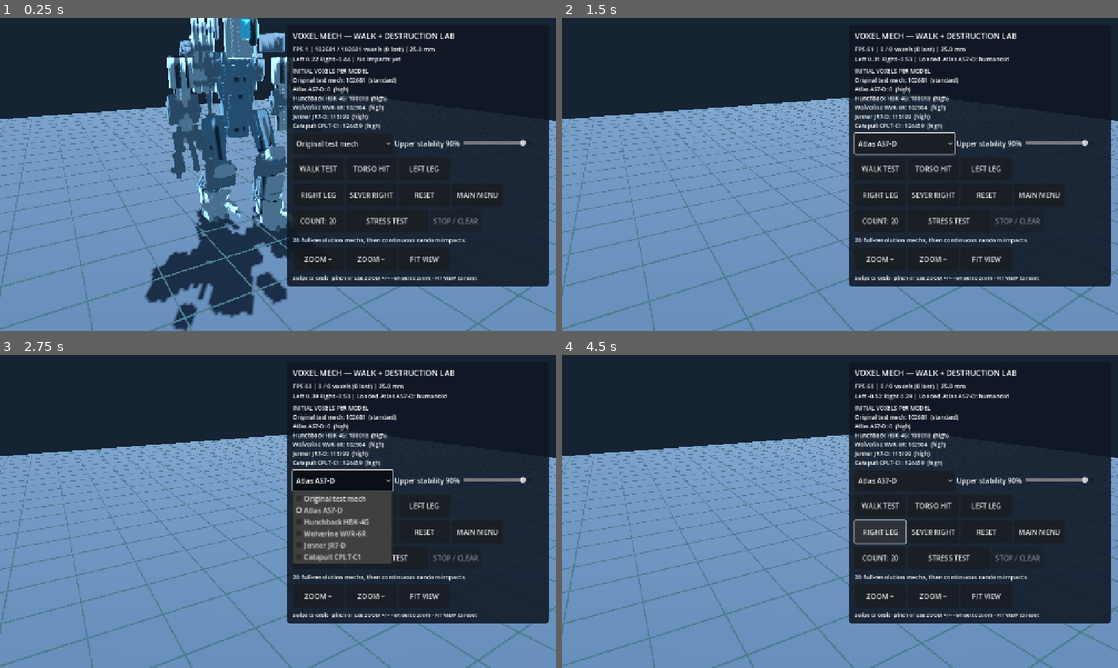
Above: before the commit, frames 1-4 (two rows, left to right).
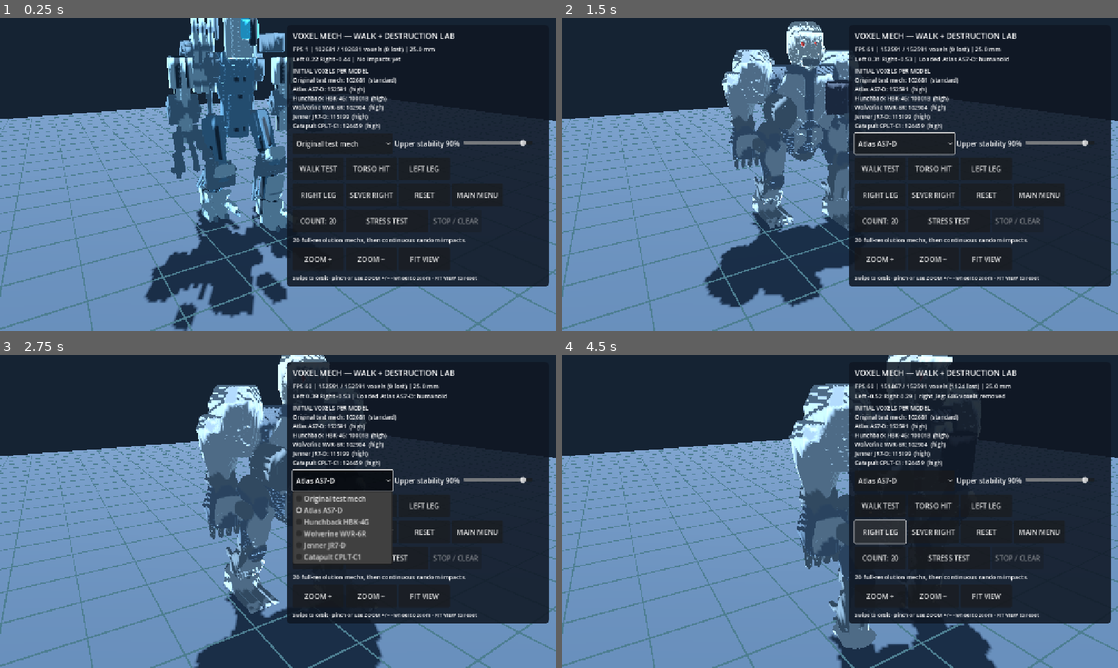
Above: after the commit, the same moments.

Repository: drag0nblad3/BtechMobile
Game: Godot game, scene res://scenes/voxel_mech_lab.tscn
Two runs of this game, one before a commit and one after it. Both use one fixed random seed, a clock stepped at 60 frames per second and the inputs below. This scene is started directly instead of the project's main scene.
Inputs:
- Up to frame 1 (0.25 s): no input
- Up to frame 2 (1.5 s): click "Original test mech" at 0.5 s; click "WALK TEST" at 1.25 s
- Up to frame 3 (2.75 s): click "Atlas AS7-D" at 2 s
- Up to frame 4 (4.5 s): click "TORSO HIT" at 2.75 s; click "LEFT LEG" at 3.5 s; click "RIGHT LEG" at 4.25 s

The runs differ from the first frame. In frame 1, less than 0.1% of the frame differs, in the area x 58-66%, y 22-25%; in frame 2, 14%, in the area x 25-79%, y 1-93%; in frame 3, 13%; in frame 4, 9.7%.
Error before the commit: Parse Error: Cannot infer the type of "x" variable because the value doesn't have a set type. (res://src/view/units/atlas_source_mesh.gd:189)

Commit message:
Fix typed Atlas authored source mesh shoulder dimensions for Godot 4.5 parser

Diff:
--- a/src/view/units/atlas_source_mesh.gd
+++ b/src/view/units/atlas_source_mesh.gd
@@ -186,7 +186,7 @@
 	# Angular, high-backed upper arm pauldrons: 3/4 view shows very
 	# different cross-section from the round V4 towers.
 	for side in [-1.0, 1.0]:
-		var x := side * 11.3
+		var x: float = float(side) * 11.3
 		_loft(out, "left-pauldron" if side < 0 else "right-pauldron", [
 			_ring(-0.8, 3.3, -4.5, 3.2, x),
 			_ring(2.3, 4.0, -5.1, 4.7, x + side * 0.6),
@@ -196,7 +196,7 @@
 		_round_tube(out, "shoulder-pivot", side * 13.3, 0.0,
 				-0.9, 2.9, 1.6, 8)
 		# No horizontal T-bar: rear shoulders taper into shoulder sockets.
-		var bx := side * 9.0
+		var bx: float = float(side) * 9.0
 		_plate(out, "scapula-armor", [
 			Vector3(bx - 2.0, 0.5, 5.1), Vector3(bx - 2.2, 5.8, 4.5),
 			Vector3(bx + 1.2, 7.0, 4.2), Vector3(bx + 2.7, 2.0, 4.6)
